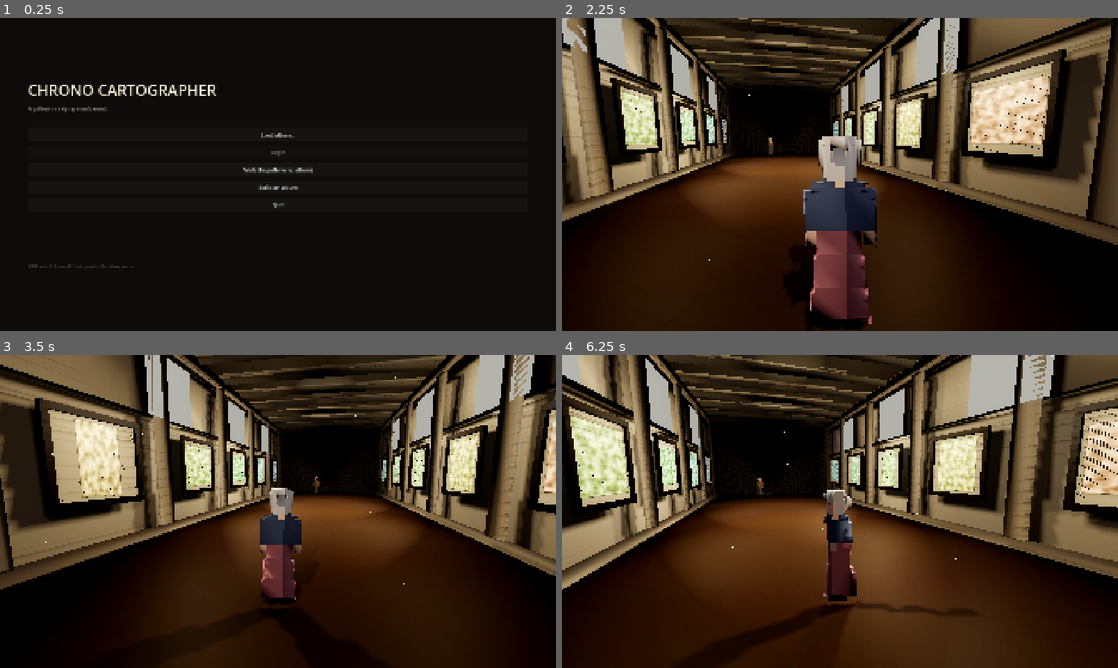
Above: before the commit, frames 1-4 (two rows, left to right).
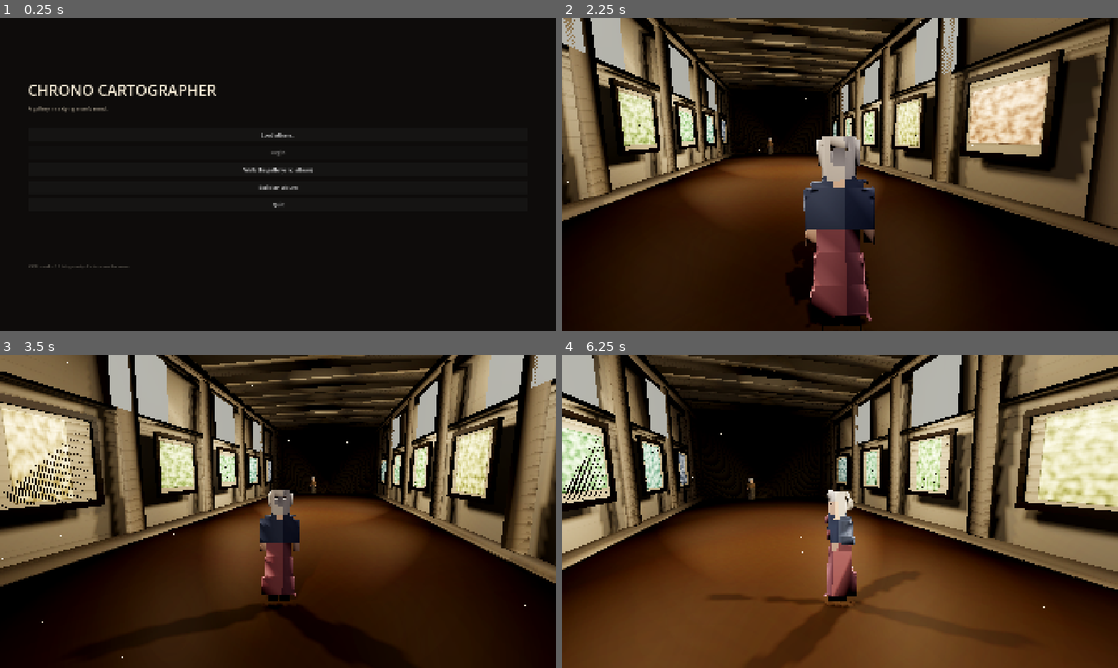
Above: after the commit, the same moments.

Repository: va-rau-jo/cartographer
Game: Godot game, scene res://scenes/menu/main_menu.tscn
Same seed, same stepped clock (60 frames per second), same inputs: the game is played once before the commit and once after it.
Inputs (mouse positions are in pixels of both pictures, inside the frame that each line leads up to):
- Up to frame 1 (0.25 s): no input
- Up to frame 2 (2.25 s): click "Build an album" at 0.5 s; click "Walk the gallery (no album)" at 1.25 s; tap Enter at 2 s; move the mouse to (867, 174) at 2.02 s; hold W (move_forward) from 2.03 s (still down); hold Shift (walk_slow, bound only before the commit) from 2.03 s (still down)
- Up to frame 3 (3.5 s): keep holding W (move_forward); move the mouse to (250, 511) at 2.77 s; release Shift (walk_slow, bound only before the commit) at 2.78 s; tap Shift (walk_slow, bound only before the commit) at 2.85 s
- Up to frame 4 (6.25 s): move the mouse to (851, 505) at 3.52 s; hold Shift (walk_slow, bound only before the commit) 3.53-4.28 s; move the mouse to (834, 517) at 4.27 s; tap Shift (walk_slow, bound only before the commit) at 4.35, 5.85 s; move the mouse to (878, 514) at 5.02 s; hold Shift (walk_slow, bound only before the commit) 5.03-5.78 s; tap Escape (ui_cancel_custom) at 5.65 s; move the mouse to (673, 464) at 5.77 s; release W (move_forward) at 5.78 s; hold A (move_left) from 5.78 s (still down); click (673, 464) at 5.92 s

The runs differ from the first frame. In frame 1, less than 0.1% of the frame differs, in the area x 7-24%, y 78-80%; in frame 2, 9.9%; in frame 3, 39%; in frame 4, 72%, in the area x 0-100%, y 0-100%.

Commit message:
Single walk speed, web export preset, and GitHub Pages deploy
MOVEMENT — the slow-walk modifier is gone and walking is faster (1.70 -> 2.15
m/s). A nine-metre hall is long enough that a second speed only ever meant
holding a key down, and the input action is removed rather than left dangling.

WEB EXPORT — verified working, not assumed. Exported with the real 4.7
templates:

  index.wasm   38 MB raw   9.7 MB gzipped
  index.pck   183 KB
  total        39 MB raw    10 MB gzipped

The .pck being under 200 KB is the download-budget strategy paying off: the
hallway, the frames and both characters are generated in code, so there are
almost no assets to ship. Plan §1.4 budgeted 100 MB for the .pck; it is
currently 0.18% of that.

export_presets.cfg carries a Web preset with thread support OFF, which is
mandatory rather than a preference: GitHub Pages cannot send the COOP/COEP
headers SharedArrayBuffer requires, so a threaded build loads to a blank page.
The game is designed not to need threads — the blur ladder tops out at 512 px
before the reveal, so nothing wants a worker.

DEPLOY — .github/workflows/pages.yml runs the tests, builds the web export and
publishes to Pages on every push to main. Godot and the 1.3 GB template archive
are fetched from GitHub releases and cached, rather than depending on a
third-party Docker image tag that can move. It writes .nojekyll, without which
Pages' Jekyll step drops files beginning with an underscore.

Also tools/export_web.bat|sh for local exports, and the README now documents
the two things that waste an afternoon: the plain win64.exe does not attach to
a console so a --headless run prints nothing (use win64_console.exe, or read
the report file the runner writes), and a web export cannot be opened from
file:// because browsers refuse to fetch WebAssembly from a file URL.

431 tests still green.

Co-Authored-By: Claude Opus 5 <noreply@anthropic.com>
Claude-Session: https://claude.ai/code/session_019cRDpvgRjHoYBZzg1GTSzv

Diff:
--- a/project.godot
+++ b/project.godot
@@ -57,11 +57,6 @@
 , Object(InputEventKey,"resource_local_to_scene":false,"resource_name":"","device":-1,"window_id":0,"alt_pressed":false …(186 unchanged characters)…
 ]
 }
-walk_slow={
-"deadzone": 0.2,
-"events": [Object(InputEventKey,"resource_local_to_scene":false,"resource_name":"","device":-1,"window_id":0,"alt_pressed":false,"shift_pressed":false,"ctrl_pressed":false,"meta_pressed":false,"pressed":false,"keycode":0,"physical_keycode":4194325,"key_label":0,"unicode":0,"location":0,"echo":false,"script":null)
-]
-}
 interact={
 "deadzone": 0.2,
 "events": [Object(InputEventKey,"resource_local_to_scene":false,"resource_name":"","device":-1,"window_id":0,"alt_press …(190 unchanged characters)…
--- a/src/characters/player_controller.gd
+++ b/src/characters/player_controller.gd
@@ -4,11 +4,11 @@
 ## her drawn figure is on screen the whole time — which is what justifies the
 ## customization feature existing at all (plan §11.2).
 ##
-## No run. An old woman in her husband's memory does not sprint down a gallery,
-## and a sprint key would undercut every other pacing decision in the game.
+## One speed. No run, because an old woman in her husband's memory does not
+## sprint down a gallery — and no slow-walk modifier either: a nine-metre hall
+## is long enough that a second speed only ever meant holding a key down.
 
-const WALK_SPEED := 1.70
-const SLOW_SPEED := 0.75
+const WALK_SPEED := 2.15
 const ACCELERATION := 7.0
 const FRICTION := 9.0
 const TURN_RATE := 9.0
@@ -93,7 +93,6 @@
 
 	var input := Input.get_vector(&"move_left", &"move_right",
 		&"move_forward", &"move_back")
-	var speed := SLOW_SPEED if Input.is_action_pressed(&"walk_slow") else WALK_SPEED
 
 	# Movement is camera-relative, which is the only thing that feels right in
 	# third person.
@@ -101,12 +100,12 @@
 	var wish := (basis * Vector3(input.x, 0.0, input.y)).normalized()
 
 	if wish.length_squared() > 0.01:
-		velocity.x = move_toward(velocity.x, wish.x * speed, ACCELERATION * delta)
-		velocity.z = move_toward(velocity.z, wish.z * speed, ACCELERATION * delta)
+		velocity.x = move_toward(velocity.x, wish.x * WALK_SPEED, ACCELERATION * delta)
+		velocity.z = move_toward(velocity.z, wish.z * WALK_SPEED, ACCELERATION * delta)
 		# Face the direction of travel.
 		var target_yaw := atan2(-wish.x, -wish.z)
 		rotation.y = lerp_angle(rotation.y, target_yaw, TURN_RATE * delta)
-		_walk_phase += delta * speed * 5.0
+		_walk_phase += delta * WALK_SPEED * 5.0
 	else:
 		velocity.x = move_toward(velocity.x, 0.0, FRICTION * delta)
 		velocity.z = move_toward(velocity.z, 0.0, FRICTION * delta)
--- a/src/ui/main_menu.gd
+++ b/src/ui/main_menu.gd
@@ -87,7 +87,7 @@
 	column.add_child(_status)
 
 	var hint := Label.new()
-	hint.text = "WASD walk · Shift slow · F11 debug overlay · Esc release mouse"
+	hint.text = "WASD to walk · F11 debug overlay · Esc to release the mouse"
 	hint.add_theme_font_size_override("font_size", 12)
 	hint.add_theme_color_override("font_color", Color(0.4, 0.38, 0.35))
 	column.add_child(hint)
Binary file added: Claude outputs/01_down_the_hall.png
Not shown, added: Claude outputs/01_down_the_hall.png.import
Binary file added: Claude outputs/02_facing_pair.png
Not shown, added: Claude outputs/02_facing_pair.png.import
Binary file added: Claude outputs/04_raking_light.png
Not shown, added: Claude outputs/04_raking_light.png.import
Binary file added: Claude outputs/05_figure_in_room.png
Not shown, added: Claude outputs/05_figure_in_room.png.import
Binary file added: Claude outputs/06_far_end.png
Not shown, added: Claude outputs/06_far_end.png.import
Binary file added: Claude outputs/08_figure_close.png
Not shown, added: Claude outputs/08_figure_close.png.import
(and 8 more such lines)
